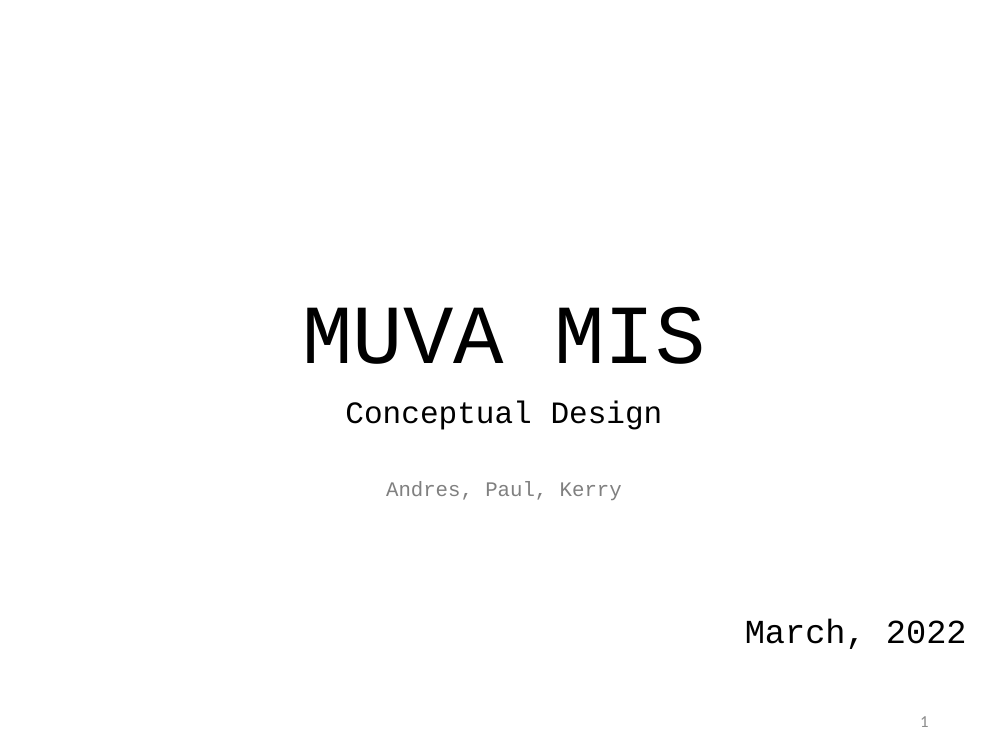
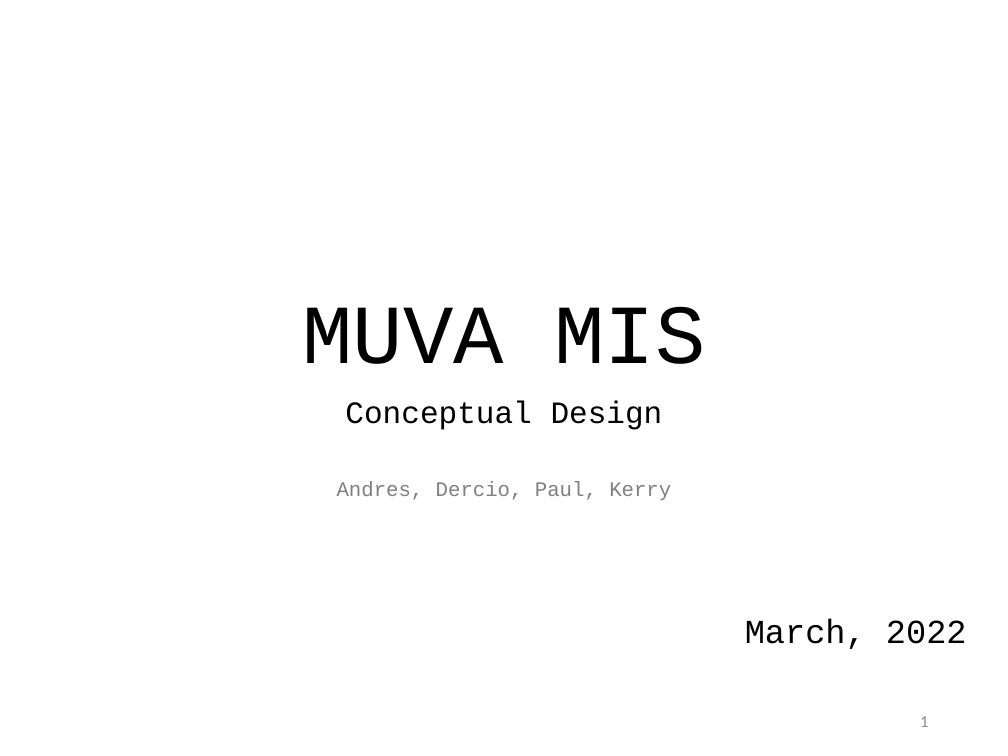
Before and after one commit to araupontones/MIS, a slide deck: slide 1 of concept_MIS.pptx. Drawn at 1008x756 pixels with LibreOffice and Linux fonts; fonts in the diff are those of the drawing; background and template pictures are left out. Boxes give left, top, right and bottom in pixels: in the first picture for what was removed or moved away, otherwise in the second. Text is boxed around its words. In the diff, an @@ line names an element or a change of style, - is before the commit and + after.

```diff
--- a/concept_MIS.pptx
+++ b/concept_MIS.pptx
@@ subtitle at [337, 481, 671, 500]: text changed @@
-Andres, Paul, Kerry
+Andres, Dercio, Paul, Kerry
```
Also in this commit, not shown: 2 other slides changed, 2 slides added.
